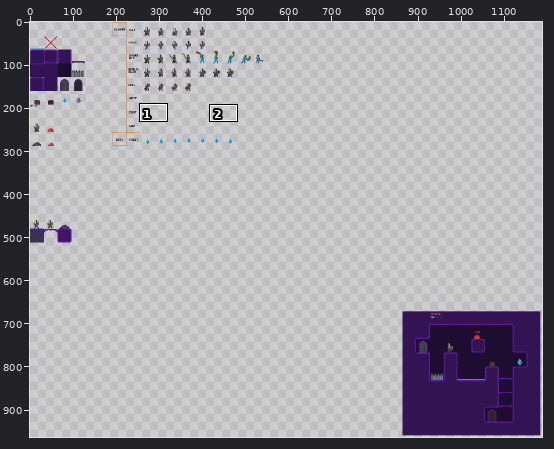
Sprite sheet -- resources/images/spritesheet.png. Above: a wide view before the commit, with the close-up outlined.
Close-up. Before the commit:
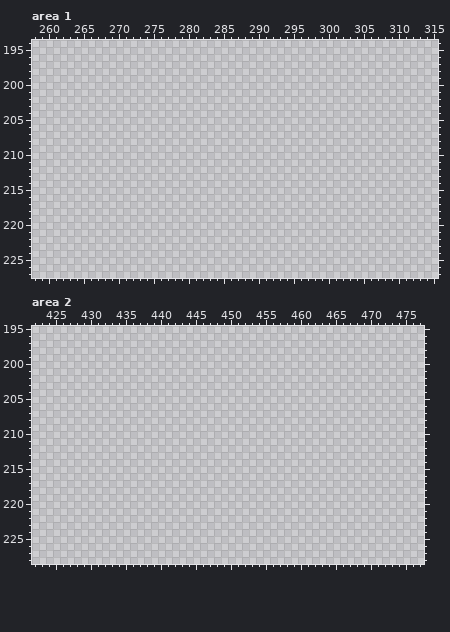
The file is 1280x1280 pixels. Pixels under 10% opacity are left out. Colours within 5 levels of each other are drawn and written as one. Shown: area 1: x 258..315, y 194..227; area 2: x 422..477, y 195..228. The wide view leaves out empty margins. The commit also changed other parts of the picture, which this record leaves out.
Palette (. is transparent): 
Now the later version:
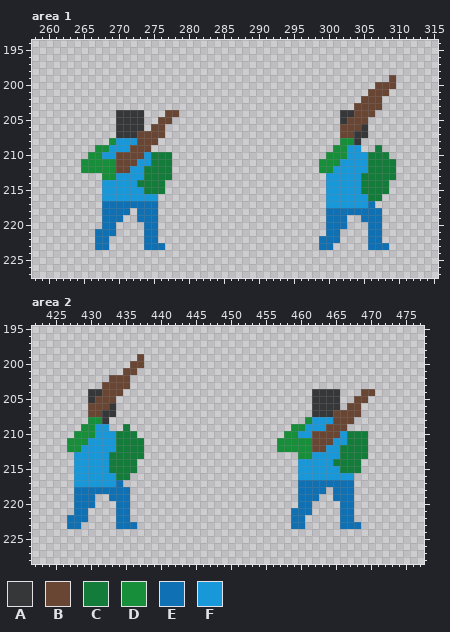
Colours new in this view: A #353739  B #694633  C #137c3b  D #178f3a  E #0f70b3  F #1897d9
Difference:
Area 1:
y 199: x 309 . -> B
y 200: x 307..309 ... -> BBB
y 201: x 306..308 ... -> BBB
y 202: x 305..307 ... -> BBB
y 203: x 304..307 .... -> BBBB
y 204: x 270..273 .... -> AAAA; x 277..278 .. -> BB; x 302..306 ..... -> AABBB
y 205: x 270..273 .... -> AAAA; x 276..277 .. -> BB; x 302..305 .... -> ABBB
y 206: x 270..273 .... -> AAAA; x 275..276 .. -> BB; x 302..305 .... -> BBBA
y 207: x 270..276 ....... -> AAABBBB; x 302..305 .... -> BBAA
y 208: x 269..275 ....... -> DFFFBBB; x 302..304 ... -> DDA
y 209: x 267..274 ........ -> DDFFFBBB; x 301..304 .... -> DDFF; x 307 . -> C
y 210: x 266..277 ............ -> DDFFBBBBFCCC; x 300..308 ......... -> DDDFFFCCC
y 211: x 265..277 ............. -> DDDDDBBBFFCCC; x 299..309 ........... -> DDDFFFFCCCC
y 212: x 265..277 ............. -> DDDDDBBFFCCCC; x 299..309 ........... -> DDFFFFFCCCC
y 213: x 268..277 .......... -> DDFFFFCCCC; x 300..309 .......... -> FFFFFCCCCC
y 214: x 268..276 ......... -> FFFFFCCCC; x 300..308 ......... -> FFFFFCCCC
y 215: x 268..276 ......... -> FFFFFFCCC; x 300..308 ......... -> FFFFFCCCC
y 216: x 268..275 ........ -> FFFFFFFF; x 300..307 ........ -> FFFFFFCC
y 217: x 268..275 ........ -> EEEEEEEE; x 300..306 ....... -> FFFFFFE
y 218: x 268..271 .... -> EEEE; x 273..275 ... -> EEE; x 300..307 ........ -> EEEEEEEE
y 219: x 268..270 ... -> EEE; x 273..275 ... -> EEE; x 300..302 ... -> EEE; x 305..307 ... -> EEE
y 220: x 268..269 .. -> EE; x 274..275 .. -> EE; x 300..302 ... -> EEE; x 306..307 .. -> EE
y 221: x 267..269 ... -> EEE; x 274..275 .. -> EE; x 300..301 .. -> EE; x 306..307 .. -> EE
y 222: x 267..268 .. -> EE; x 274..275 .. -> EE; x 299..301 ... -> EEE; x 306..307 .. -> EE
y 223: x 267..268 .. -> EE; x 274..276 ... -> EEE; x 299..300 .. -> EE; x 306..308 ... -> EEE
Area 2:
y 199: x 437 . -> B
y 200: x 436..437 .. -> BB
y 201: x 435..436 .. -> BB
y 202: x 433..435 ... -> BBB
y 203: x 432..435 .... -> BBBB
y 204: x 430..434 ..... -> AABBB; x 462..465 .... -> AAAA; x 469..470 .. -> BB
y 205: x 430..433 .... -> ABBB; x 462..465 .... -> AAAA; x 468..469 .. -> BB
y 206: x 430..433 .... -> BBBA; x 462..465 .... -> AAAA; x 467..468 .. -> BB
y 207: x 430..433 .... -> BBAA; x 462..468 ....... -> AAABBBB
y 208: x 430..432 ... -> DDA; x 461..467 ....... -> DFFFBBB
y 209: x 429..432 .... -> DDFF; x 435 . -> C; x 459..466 ........ -> DDFFFBBB
y 210: x 428..436 ......... -> DDDFFFCCC; x 458..469 ............ -> DDFFBBBBFCCC
y 211: x 427..437 ........... -> DDDFFFFCCCC; x 457..469 ............. -> DDDDDBBBFFCCC
y 212: x 427..437 ........... -> DDFFFFFCCCC; x 457..469 ............. -> DDDDDBBFFCCCC
y 213: x 428..437 .......... -> FFFFFCCCCC; x 460..469 .......... -> DDFFFFCCCC
y 214: x 428..436 ......... -> FFFFFCCCC; x 460..468 ......... -> FFFFFCCCC
y 215: x 428..436 ......... -> FFFFFCCCC; x 460..468 ......... -> FFFFFFCCC
y 216: x 428..435 ........ -> FFFFFFCC; x 460..467 ........ -> FFFFFFFF
y 217: x 428..434 ....... -> FFFFFFE; x 460..467 ........ -> EEEEEEEE
y 218: x 428..435 ........ -> EEEEEEEE; x 460..463 .... -> EEEE; x 465..467 ... -> EEE
y 219: x 428..430 ... -> EEE; x 433..435 ... -> EEE; x 460..462 ... -> EEE; x 465..467 ... -> EEE
y 220: x 428..430 ... -> EEE; x 434..435 .. -> EE; x 460..461 .. -> EE; x 466..467 .. -> EE
y 221: x 428..429 .. -> EE; x 434..435 .. -> EE; x 459..461 ... -> EEE; x 466..467 .. -> EE
y 222: x 427..429 ... -> EEE; x 434..435 .. -> EE; x 459..460 .. -> EE; x 466..467 .. -> EE
y 223: x 427..428 .. -> EE; x 434..436 ... -> EEE; x 459..460 .. -> EE; x 466..468 ... -> EEE
Where, in picture pixels (left, top, right, bottom), the same in both close-ups:
added: (319, 75, 396, 250)
added: (81, 110, 179, 250)
added: (67, 354, 144, 529)
added: (277, 389, 375, 529)
